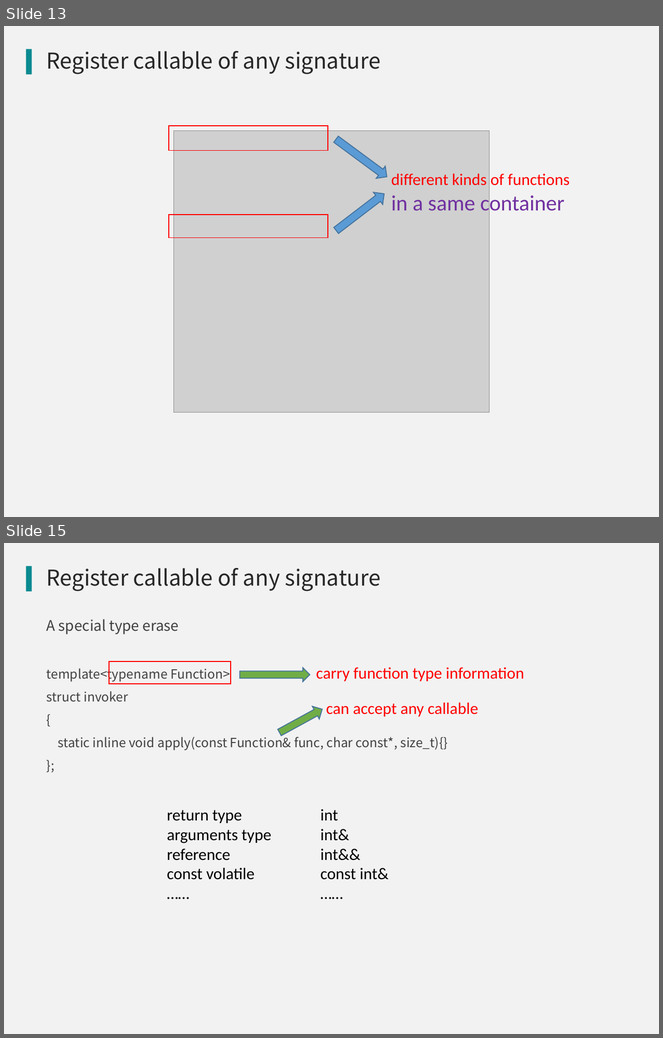
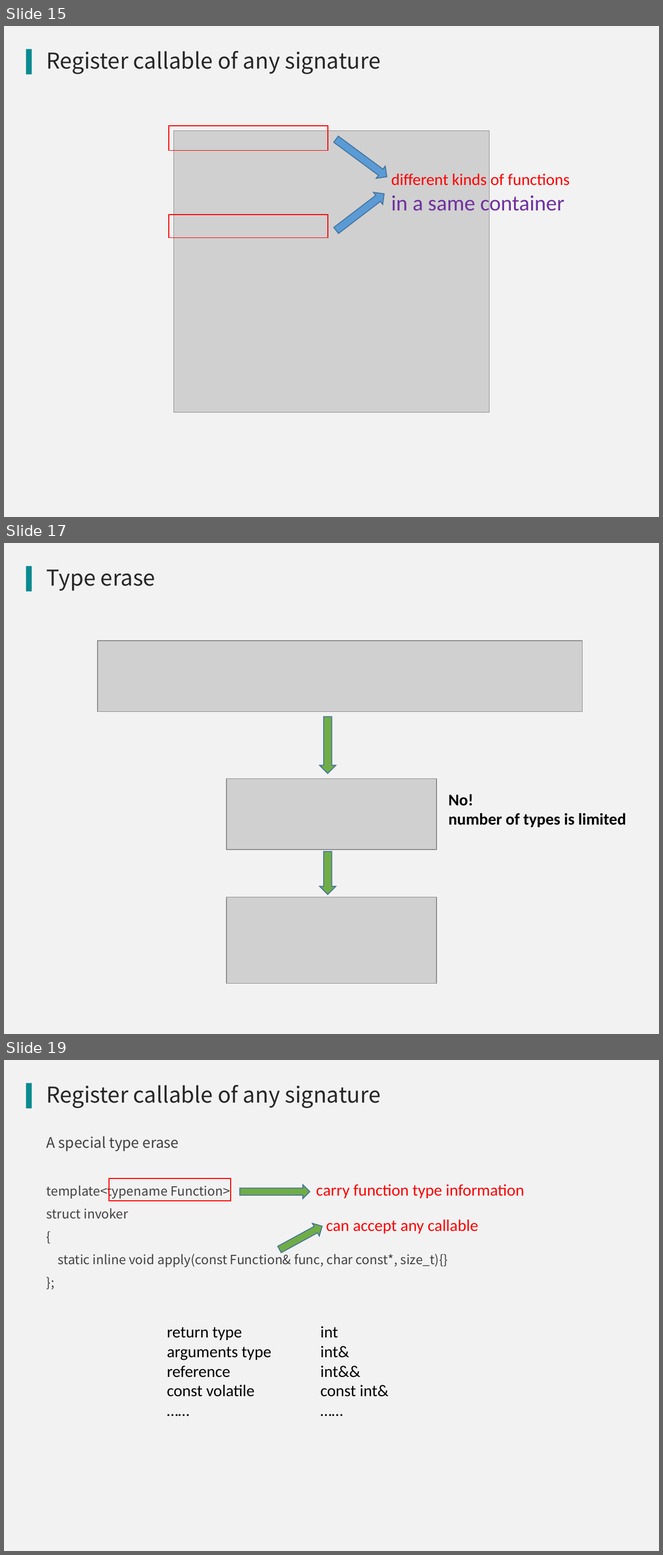
Before and after one commit to qicosmos/cppnow2017-ppt, a slide deck: An easy to use RPC framework implemented by c++11 and c++14.pptx. Shown one above the other, each under a label of ours: slides 13 and 15 before the commit, slides 15, 17 and 19 after it; the slides between them are not shown. The pictures are 663x1038 and 663x1555 pixels, drawn with LibreOffice and Linux fonts; fonts in the diff are those of the drawing; grey boxes stand for pictures; background and template pictures are left out. Boxes give left, top, right and bottom in pixels: in the first picture for what was removed or moved away, otherwise in the second. Text is boxed around its words. In the diff, an @@ line names an element or a change of style, - is before the commit and + after.

```diff
--- a/An easy to use RPC framework implemented by c++11 and c++14.pptx
+++ b/An easy to use RPC framework implemented by c++11 and c++14.pptx
@@ slide 17 added at <box>4,543,659,1034</box>, background #F2F2F2; not listed: 1 template element that a slide beside it also shows @@
@@ title added at <box>47,570,155,591</box>, 24 pt, text #262626 @@
+Type erase
@@ picture added at <box>98,641,583,711</box> @@
@@ down arrow added at <box>320,717,336,774</box>, fill #70AD47, outline #43739E 1 pt @@
@@ picture added at <box>227,779,437,850</box> @@
@@ text added at <box>449,794,626,827</box>, 18 pt, text #000000, bold @@
+No!
+number of types is limited
@@ down arrow added at <box>320,851,336,895</box>, fill #70AD47, outline #43739E 1 pt @@
@@ picture added at <box>227,898,437,984</box> @@
@@ what was slide 13 is now slide 15 @@
@@ what was slide 15 is now slide 19 @@
```
Also in this commit, not shown: 6 slides changed, 10 other slides added, 3 slides removed.
